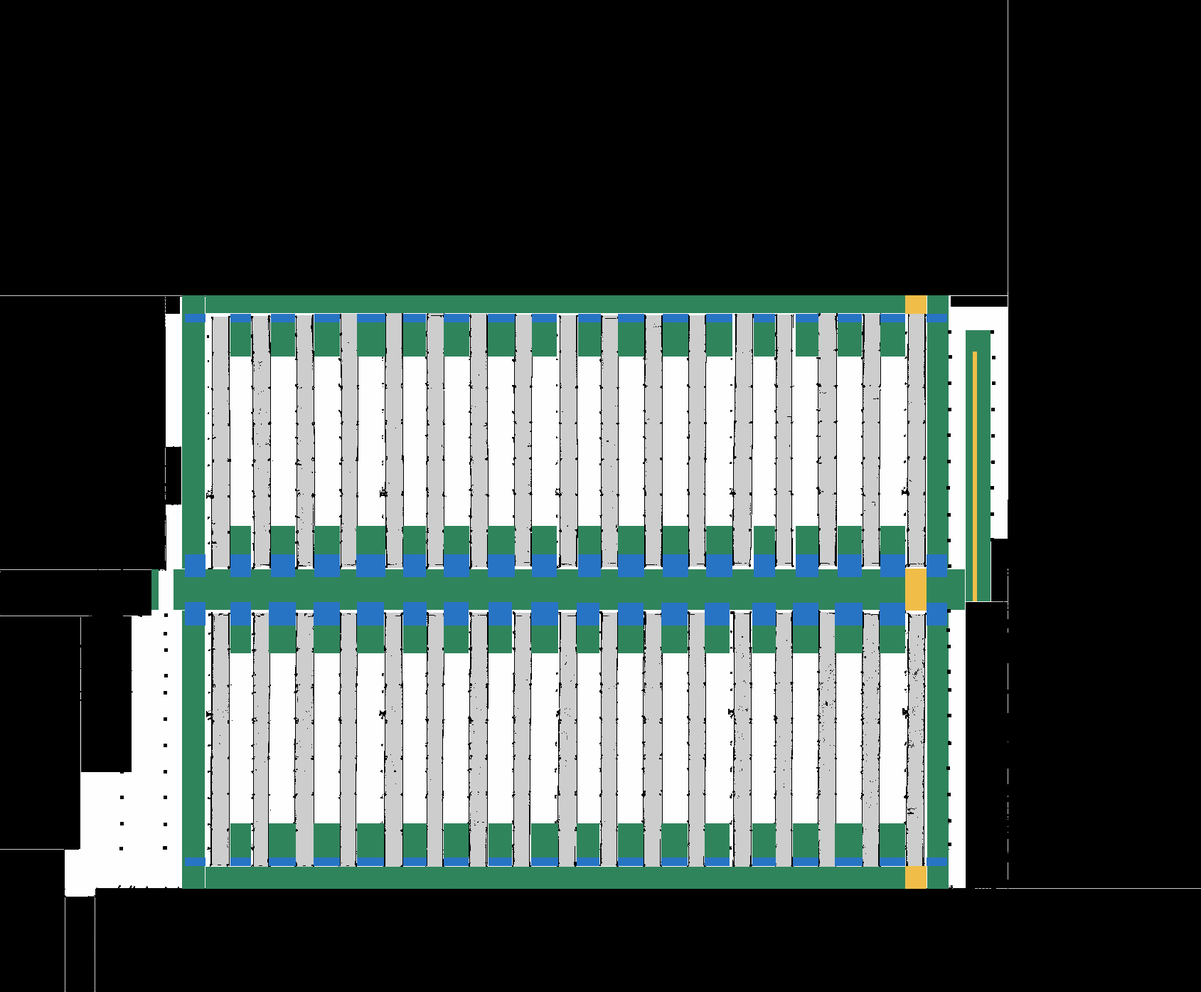
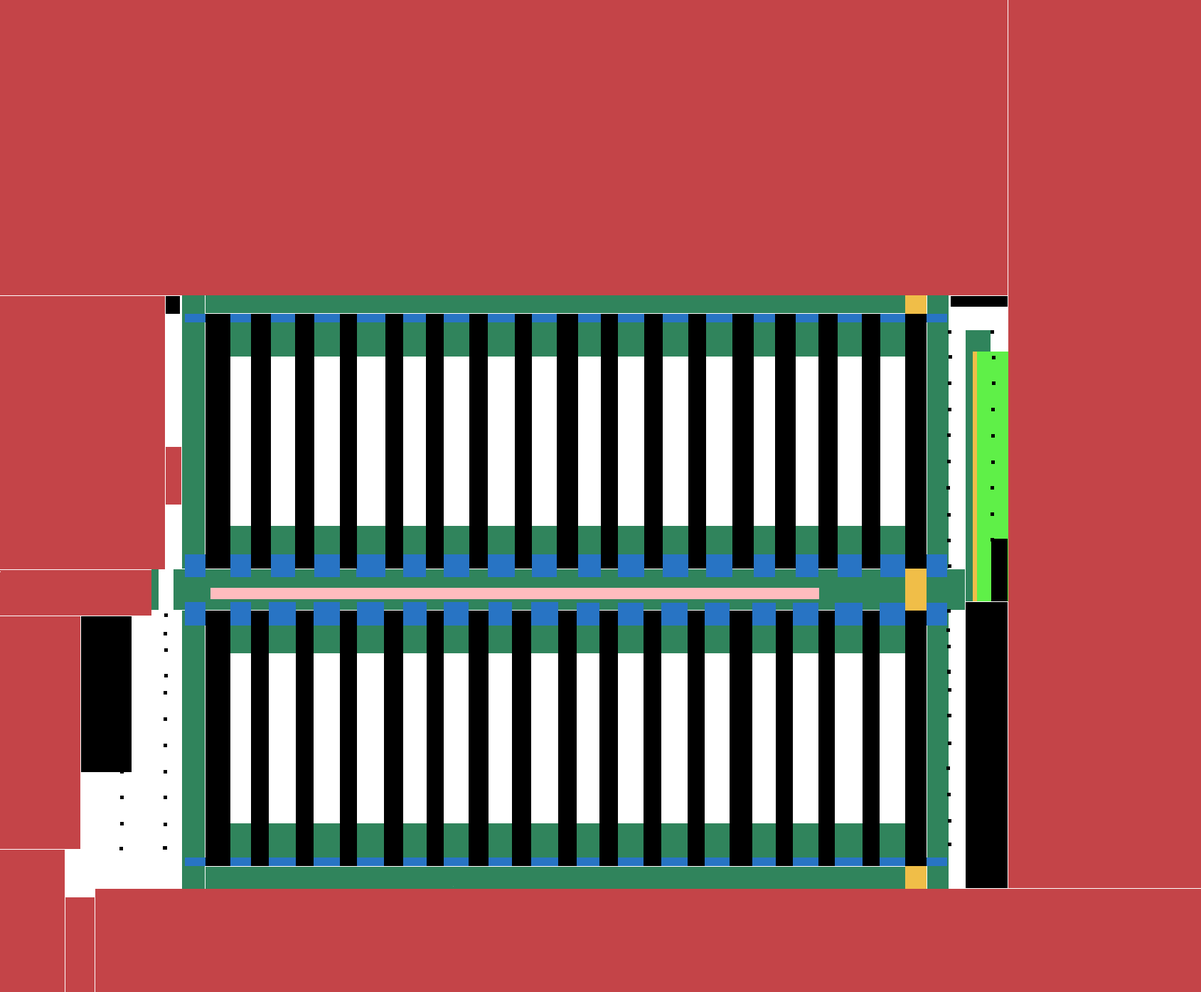
Two versions of the same layered image (1201×992). Layer-by-layer changes:
showed "Racks" over [205, 313, 927, 866]
painted on "Border" over [0, 0, 1201, 992]
showed "Meeting area" over [210, 587, 820, 599]
showed "One way North - South" over [977, 351, 1010, 602]
showed "Empty space" over [0, 0, 1201, 992]
renamed "hbc.pgm" to "Occupancy", hid it over [0, 0, 1201, 992]
